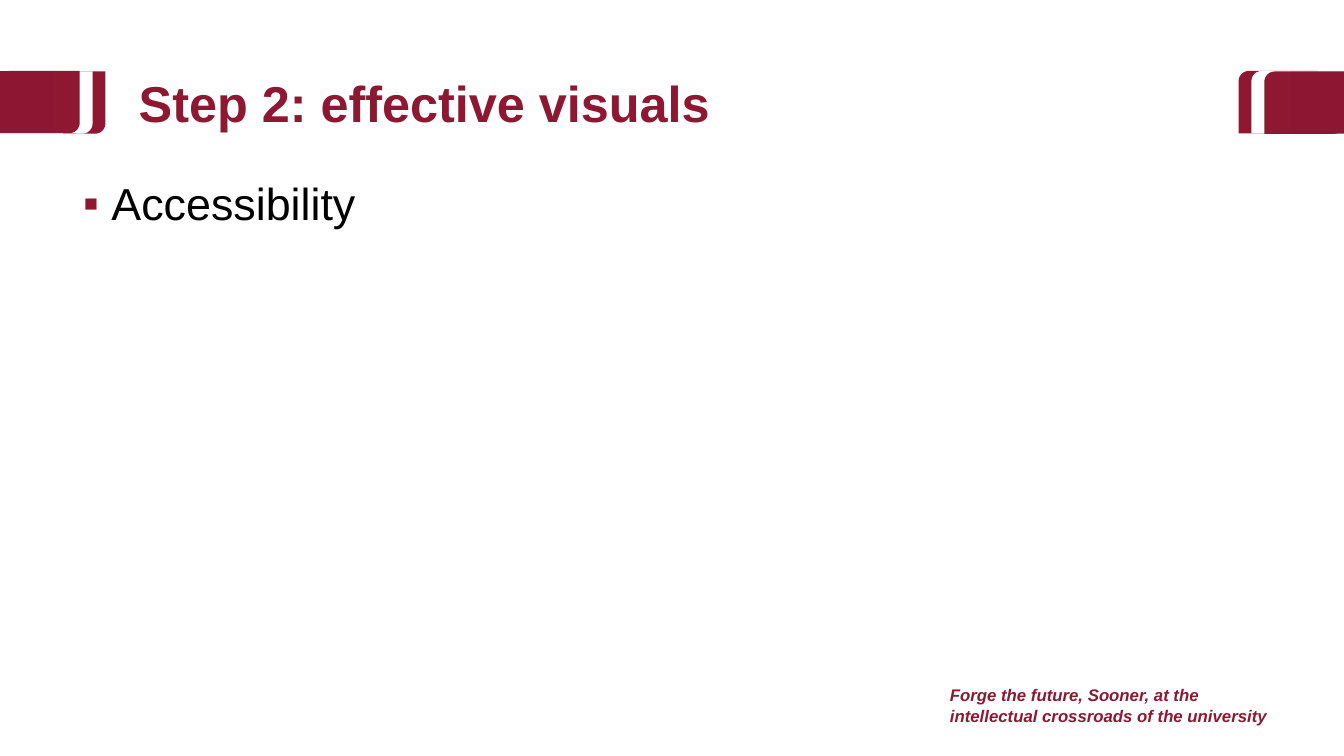
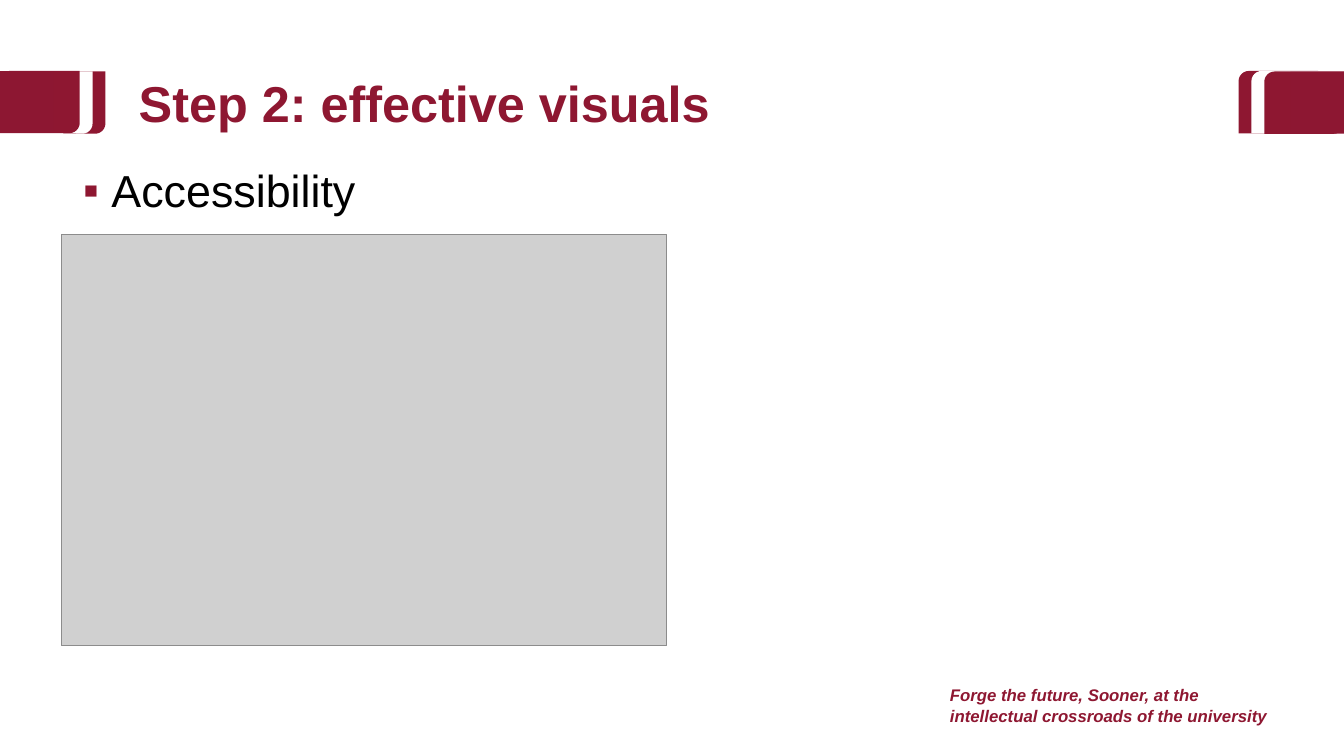
Before and after one commit to baeolophus/2025_data_viz_research, a slide deck: slide 30 of activities.pptx. Drawn at 1344x756 pixels with LibreOffice and Linux fonts; fonts in the diff are those of the drawing; grey boxes stand for pictures; background and template pictures are left out. Boxes give left, top, right and bottom in pixels: in the first picture for what was removed or moved away, otherwise in the second. Text is boxed around its words. In the diff, an @@ line names an element or a change of style, - is before the commit and + after.

```diff
--- a/activities.pptx
+++ b/activities.pptx
@@ text "Accessibility" moved from (x1=111, y1=187, x2=355, y2=229) to (x1=111, y1=174, x2=355, y2=216) @@
@@ picture added at (x1=62, y1=235, x2=667, y2=646) @@
```
Also in this commit, not shown: 6 other slides changed, 8 slides added, 1 other file.
